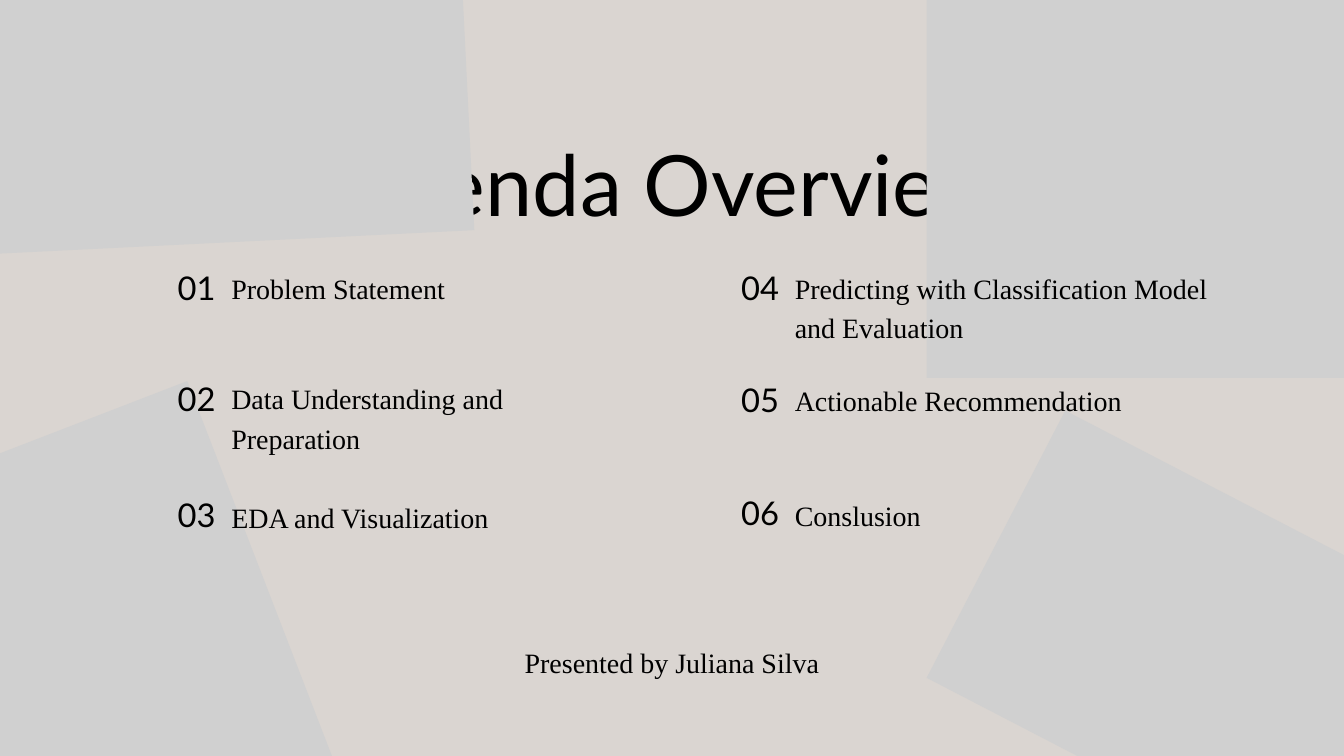
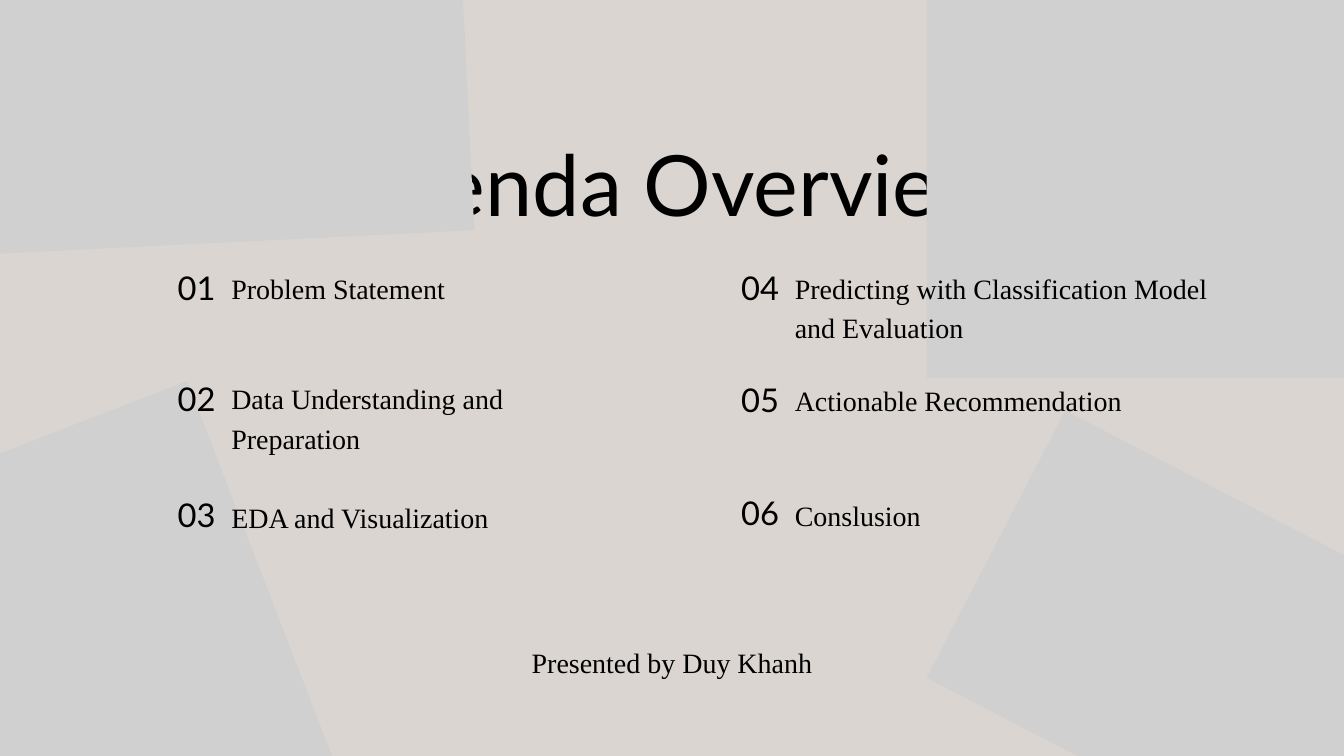
Before and after one commit to DuyKhanhne/Depression-Tendency-Prediction-Project, a slide deck: slide 3 of Depression Tendency Prediction.pptx. Drawn at 1344x756 pixels with LibreOffice and Linux fonts; fonts in the diff are those of the drawing; grey boxes stand for pictures. Boxes give left, top, right and bottom in pixels: in the first picture for what was removed or moved away, otherwise in the second. Text is boxed around its words. In the diff, an @@ line names an element or a change of style, - is before the commit and + after.

```diff
--- a/Depression Tendency Prediction.pptx
+++ b/Depression Tendency Prediction.pptx
@@ text at box(532, 653, 812, 678): text changed @@
-Presented by Juliana Silva
+Presented by Duy Khanh
```
Also in this commit, not shown: 1 other file.
